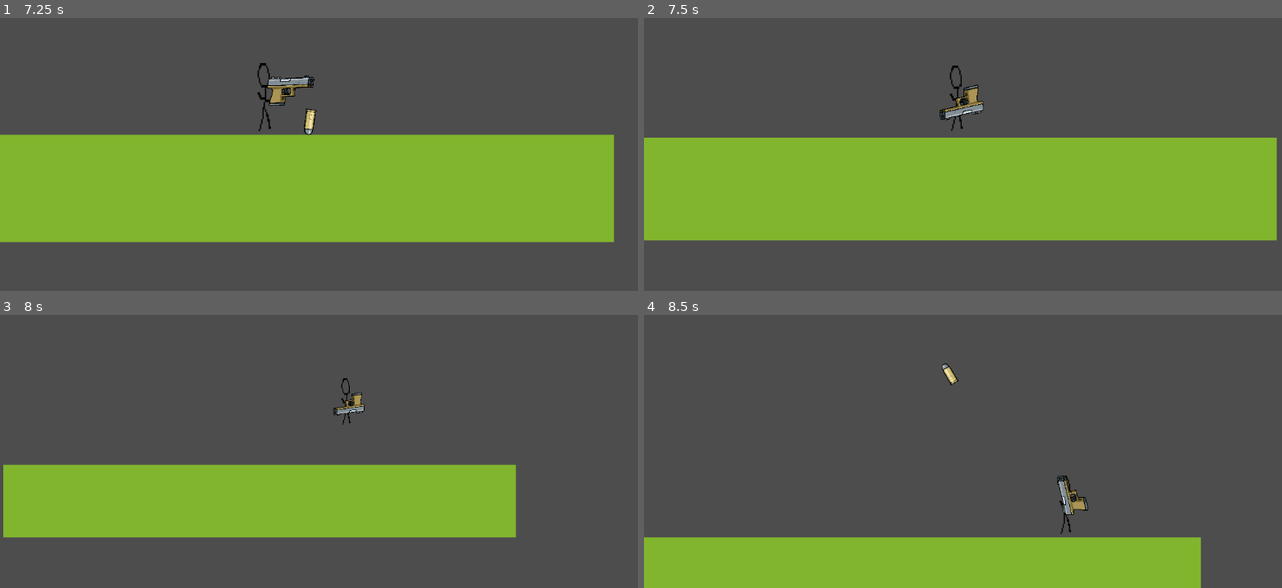
Above: before the commit, frames 1-4 (two rows, left to right).
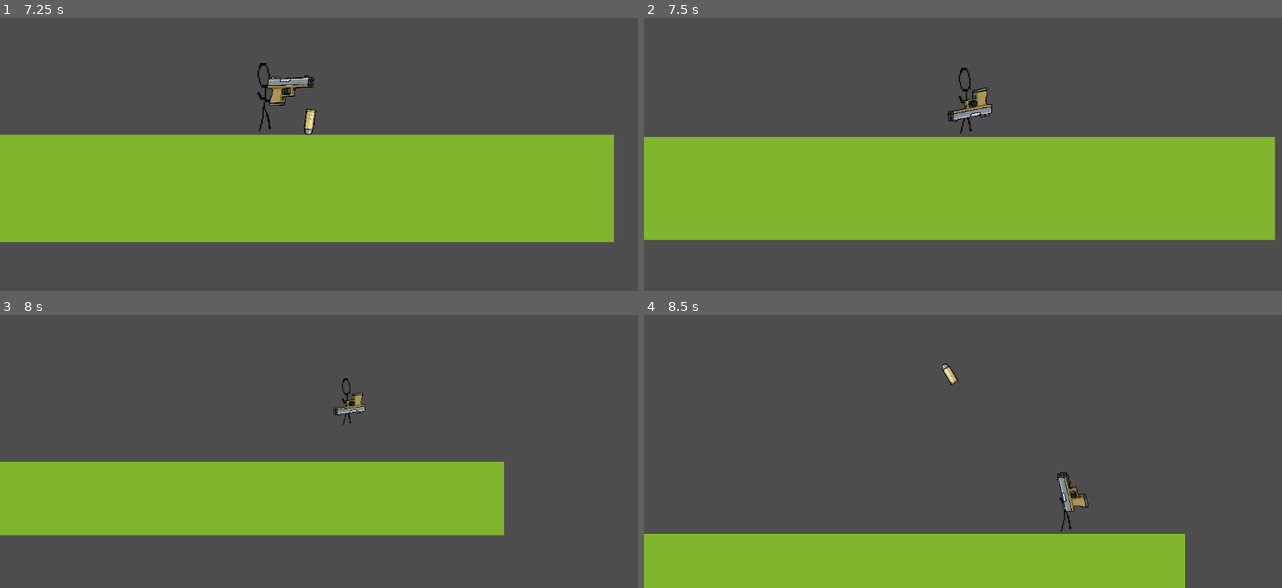
Above: after the commit, the same moments.

Repository: Panda248/Emu-War
Game: Godot game, scene res://scenes/Level.tscn
Two runs of this game, one before a commit and one after it. Both use one fixed random seed, a clock stepped at 60 frames per second and the inputs below.
Inputs (mouse positions are in pixels of both pictures, inside the frame that each line leads up to):
- Up to frame 1 (7.25 s): tap Enter (ui_accept) at 0.5 s; move the mouse to (472, 88) at 0.52 s; hold D (move_right) 0.53-2.03 s; click (472, 88) at 0.6 s; tap W (jump) at 0.77, 1.52, 3.02, 3.77, 4.52, 6.02, 6.77 s; move the mouse to (197, 124) at 1.27 s; click (197, 124) at 1.35 s; move the mouse to (395, 26) at 2.02 s; hold A (move_left) 2.03-2.78 s; click (395, 26) at 2.1 s; move the mouse to (293, 181) at 2.77 s; hold D (move_right) 2.78-4.28 s; click (293, 181) at 2.85 s; move the mouse to (523, 162) at 3.52 s; click (523, 162) at 3.6 s; move the mouse to (133, 50) at 4.27 s; hold A (move_left) 4.28-5.03 s; click (133, 50) at 4.35 s; move the mouse to (363, 108) at 5.02 s; hold D (move_right) 5.03-5.78 s; click (363, 108) at 5.1 s; move the mouse to (outside the picture) at 5.77 s; hold A (move_left) from 5.78 s (still down); click (outside the picture) at 5.85 s; move the mouse to (472, 88) at 6.52 s; click (472, 88) at 6.6 s
- Up to frame 2 (7.5 s): move the mouse to (841, 124) at 7.27 s; release A (move_left) at 7.28 s; hold D (move_right) from 7.28 s (still down); click (841, 124) at 7.35 s
- Up to frame 3 (8 s): keep holding D (move_right); tap W (jump) at 7.52 s
- Up to frame 4 (8.5 s): keep holding D (move_right); move the mouse to (1039, 323) at 8.02 s; click (1039, 323) at 8.1 s

Frame 1 is identical in both runs. In frame 2, 1.8% of the frame differs, in the area x 0-100%, y 17-82%; in frame 3, 2.7%, in the area x 0-81%, y 23-82%; in frame 4, 2.1%.

Commit message:
disable invisible bullet collisions

Diff:
--- a/scripts/World.gd
+++ b/scripts/World.gd
@@ -12,6 +12,7 @@
 
 func _ready():
 	player = $Player
+	$Bullet.collision_layer = 0
 	currentForm = 0
 	zoom = PLAYERZOOM
 	targetZoom = zoom
@@ -30,6 +31,7 @@
 			currentForm = 0
 			player = $Player
 			$Bullet.visible = false
+			$Bullet.collision_layer = 0
 			targetZoom = PLAYERZOOM
 
 func slowZoom():
